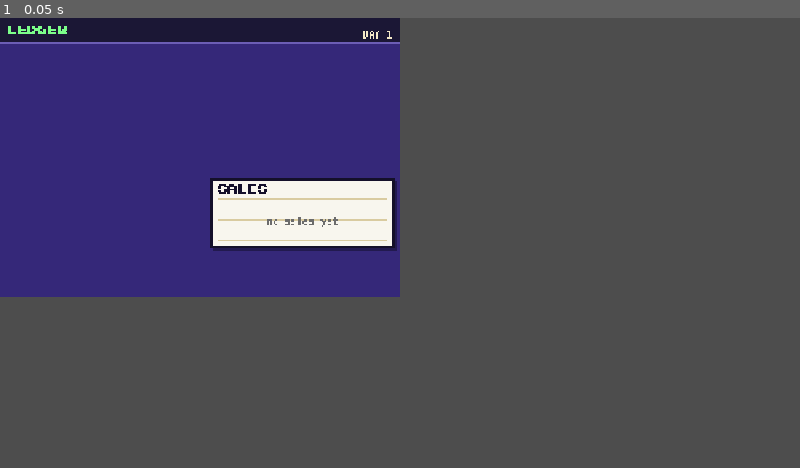
Above: before the commit, frame 1.
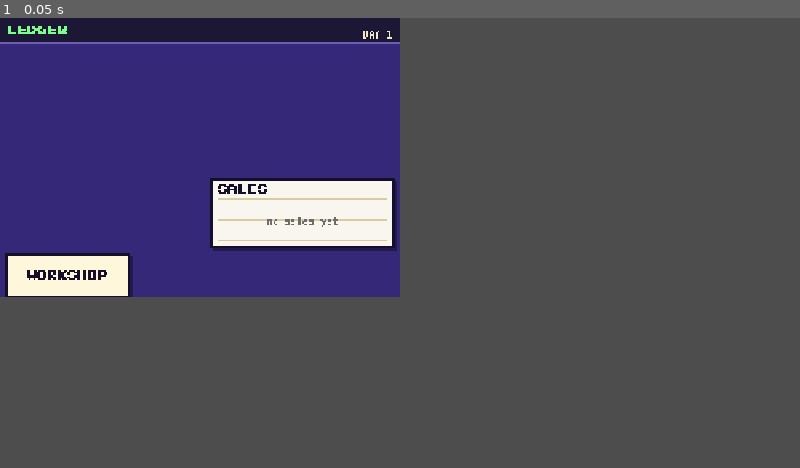
Above: after the commit, the same moment.

Repository: leeslangley/Webbwheresmycar
Game: Godot game, scene res://tv/ledger_channel.tscn
The game is run twice, just before and just after one commit, with the same random seed, the same clock (stepped at 60 frames per second) and the same inputs. This scene is started directly instead of the project's main scene.
Inputs:
- Up to frame 1 (0.05 s): no input

The runs differ from the first frame. In frame 1, 1.6% of the frame differs, in the area x 0-17%, y 52-62%.

Commit message:
GDU24: Channel LEDGER: workshop tab and buy slot
Co-Authored-By: Claude Haiku 5.5 <noreply@anthropic.com>

Diff:
--- /dev/null
+++ b/godot/tests/shots/ledger_workshop_shot.tscn
@@ -0,0 +1,12 @@
+[gd_scene load_steps=2 format=3]
+
+[ext_resource type="Script" path="res://tests/shots/channel_shot.gd" id="1"]
+
+[node name="Shot" type="Control"]
+layout_mode = 3
+anchors_preset = 15
+anchor_right = 1.0
+anchor_bottom = 1.0
+script = ExtResource("1")
+metadata/channel = "res://tv/ledger_channel.tscn"
+metadata/calls = [["set_tab", ["workshop"]]]
--- /dev/null
+++ b/godot/tests/test_ledger_workshop.gd
@@ -0,0 +1,97 @@
+extends "res://tests/harness.gd"
+
+# Tests for the LEDGER workshop tab (tv/ledger_channel.gd, GDU24): the slot refusal rules, the tab switch, the
+# BUY SLOT button and the back key. _ready does not fire in tests, so each test adds the channel to the tree and
+# calls _ready by hand. Taps go through TapUtil (a real left-button press and release on the control).
+
+
+func _make() -> LedgerChannel:
+	var ch := (load("res://tv/ledger_channel.tscn") as PackedScene).instantiate() as LedgerChannel
+	tree().root.add_child(ch)
+	ch.call("_ready")
+	return ch
+
+
+func _tap(btn: UiButton) -> void:
+	TapUtil.tap(btn)
+
+
+func test_refusal() -> void:
+	eq(LedgerChannel.slot_refusal(TestFakeGame.sample_state()), "", "the sample state can buy a slot")
+	var full := TestFakeGame.sample_state()
+	full.garageSlots = 8
+	full.cash = 0
+	eq(LedgerChannel.slot_refusal(full), "Garage is full-size already", "a full garage is refused even with no cash")
+	var poor := TestFakeGame.sample_state()
+	poor.cash = 2999
+	eq(LedgerChannel.slot_refusal(poor), "Not enough money", "2999 is not enough for a slot")
+	poor.cash = 3000
+	eq(LedgerChannel.slot_refusal(poor), "", "3000 is enough for a slot")
+
+
+func test_tabs() -> void:
+	var ch := _make()
+	var g := TestFakeGame.new()
+	ch.enter(g)
+	eq(ch.tab, "books", "the channel opens on the books")
+	ok(ch.Chart.visible, "the sales chart shows on the books tab")
+	ok(not ch.BuySlotBtn.visible, "no buy button on the books tab")
+	_tap(ch.TabBtn)
+	eq(ch.tab, "workshop", "tapping the tab opens the workshop")
+	eq(ch.TabBtn.text, "BOOKS", "the tab button now says BOOKS")
+	ok(ch.BuySlotBtn.visible, "the buy button shows in the workshop")
+	ok(not ch.Chart.visible, "the sales chart hides in the workshop")
+	_tap(ch.TabBtn)
+	eq(ch.tab, "books", "tapping the tab again returns to the books")
+	eq(ch.TabBtn.text, "WORKSHOP", "the tab button says WORKSHOP again")
+	ch.leave()
+	ch.free()
+
+
+func test_buy() -> void:
+	var ch := _make()
+	var g := TestFakeGame.new()
+	ch.enter(g)
+	ch.set_tab("workshop")
+	_tap(ch.BuySlotBtn)
+	eq(g.acts, [{"action": "buy_slot", "params": {}}], "tapping BUY SLOT sends one buy_slot act")
+	eq(g.toasts, ["Done"], "the success text is toasted")
+	ch.leave()
+	ch.free()
+
+
+func test_refused_buy() -> void:
+	var ch := _make()
+	var g := TestFakeGame.new()
+	ch.enter(g)
+	ch.set_tab("workshop")
+	g.state.cash = 10
+	g.changed.emit()
+	ok(not ch.BuySlotBtn.enabled, "BUY SLOT is disabled when the cash is too low")
+	_tap(ch.BuySlotBtn)
+	eq(g.acts.size(), 0, "a refused tap sends no act")
+	eq(g.toasts, ["Not enough money"], "the refusal is toasted")
+	ch.leave()
+	ch.free()
+
+
+func test_back() -> void:
+	var ch := _make()
+	var g := TestFakeGame.new()
+	ch.enter(g)
+	ch.set_tab("workshop")
+	ok(ch.on_back(), "BACK in the workshop is handled there")
+	eq(ch.tab, "books", "BACK in the workshop returns to the books")
+	ok(not ch.on_back(), "BACK on the books is not handled by the channel")
+	ch.leave()
+	ch.free()
+
+
+func test_button_sizes() -> void:
+	var ch := _make()
+	var g := TestFakeGame.new()
+	ch.enter(g)
+	ok(ch.TabBtn.size.y >= 72.0, "the tab button is at least 72 px tall")
+	ok(ch.BuySlotBtn.size.y >= 72.0, "the buy button is at least 72 px tall")
+	ch.leave()
+	ch.free()
--- a/godot/tv/ledger_channel.gd
+++ b/godot/tv/ledger_channel.gd
@@ -3,8 +3,15 @@
 
 # The LEDGER channel (port of the ledger tab of src/ui/scenes/ledger.js): the books on the left, the four
 # Gold Number Plates on the right and the small SALES chart under the plates. Display only.
+# The WORKSHOP tab (GDU24, port of drawWorkshop) shows the garage board: bays in use and BUY SLOT.
+
+const MAX_SLOTS := 8
+const SLOT_COST := 3000
 
 var Chart: UiSalesChart
+var TabBtn: UiButton
+var BuySlotBtn: UiButton
+var tab: String = "books"
 
 
 func _init() -> void:
@@ -13,12 +20,75 @@
 
 
 func _ready() -> void:
+	if Chart == null:
+		Chart = UiSalesChart.new()
+		Chart.position = Vector2(336, 256)
+		Chart.size = Vector2(296, 112)
+		add_child(Chart)
+	if TabBtn != null:
+		return
+	TabBtn = UiButton.new()
+	TabBtn.position = Vector2(8, 376)
+	TabBtn.size = Vector2(200, 72)
+	TabBtn.text = "WORKSHOP"
+	TabBtn.activated.connect(func() -> void: set_tab("workshop" if tab == "books" else "books"))
+	add_child(TabBtn)
+	BuySlotBtn = UiButton.new()
+	BuySlotBtn.kind = "primary"
+	BuySlotBtn.position = Vector2(232, 376)
+	BuySlotBtn.size = Vector2(400, 72)
+	BuySlotBtn.visible = false
+	BuySlotBtn.activated.connect(_buy_slot)
+	BuySlotBtn.blocked.connect(_buy_slot)
+	add_child(BuySlotBtn)
+	set_tab(tab)
+
+
+# The reason a garage slot cannot be bought, or "" when it can (port of the buySlot checks in src/sim/actions.js).
+static func slot_refusal(st: Dictionary) -> String:
+	if int(st.get("garageSlots", 0)) >= MAX_SLOTS:
+		return "Garage is full-size already"
+	if float(st.get("cash", 0)) < float(SLOT_COST):
+		return "Not enough money"
+	return ""
+
+
+func set_tab(t: String) -> void:
+	tab = "workshop" if t == "workshop" else "books"
 	if Chart != null:
+		Chart.visible = (tab == "books")
+	if BuySlotBtn != null:
+		BuySlotBtn.visible = (tab == "workshop")
+	if TabBtn != null:
+		TabBtn.text = "WORKSHOP" if tab == "books" else "BOOKS"
+	queue_redraw()
+
+
+func _on_enter() -> void:
+	set_tab("books")
+
+
+func on_ok() -> void:
+	if tab == "workshop":
+		_buy_slot()
+
+
+# true = handled here (the workshop goes back to the books), so the manager does not leave the TV.
+func on_back() -> bool:
+	if tab == "workshop":
+		set_tab("books")
+		return true
+	return false
+
+
+func _buy_slot() -> void:
+	var why := slot_refusal(state())
+	if why != "":
+		toast(why)
 		return
-	Chart = UiSalesChart.new()
-	Chart.position = Vector2(336, 256)
-	Chart.size = Vector2(296, 112)
-	add_child(Chart)
+	var res: Dictionary = game.act("buy_slot")
+	if res.get("ok", false) == true:
+		toast(str(res.get("msg", "")))
 
 
 func refresh() -> void:
@@ -28,6 +98,9 @@
 		UiCashHistory.record(int(state().get("day", 1)), float(state().get("cash", 0)))
 	if Chart != null:
 		Chart.set_values(UiCashHistory.values(14))
+	if BuySlotBtn != null:
+		BuySlotBtn.text = "BUY SLOT " + CoreFormat.money(SLOT_COST)
+		BuySlotBtn.enabled = slot_refusal(state()) == ""
 	queue_redraw()
 
 
@@ -35,6 +108,9 @@
 	if state().is_empty():
 		return
 	var st: Dictionary = state()
+	if tab == "workshop":
+		_paint_workshop(st)
+		return
 	var models: Dictionary = ChannelBase.models_by_id()
 	var paper := UiTheme.color("paper")
 	var ink := UiTheme.color("ink")
@@ -72,3 +148,28 @@
 			UiTheme.draw_text(self, "WON", Vector2(348, y), "caption", gold, 272, HORIZONTAL_ALIGNMENT_RIGHT)
 		var progress: String = UiText.ellipsize(LedgerMath.plate_progress(st, key, models), 27)
 		UiTheme.draw_text(self, progress, Vector2(348, y + 20), "caption", darkgrey)
+
+
+# The workshop tab: the garage board, one bay per garage slot (filled when a car is in it), and the bays in use.
+func _paint_workshop(st: Dictionary) -> void:
+	var paper := UiTheme.color("paper")
+	var ink := UiTheme.color("ink")
+	var darkgrey := UiTheme.color("darkgrey")
+	var cream := UiTheme.color("cream")
+	var good := UiTheme.color("good")
+	var white := UiTheme.color("white")
+	var slots: int = int(st.get("garageSlots", 0))
+	var in_use: int = (st.get("cars", []) as Array).size()
+
+	UiTheme.draw_box(self, Rect2(8, 48, 624, 316), paper, ink, 4, false)
+	UiTheme.draw_text(self, "WORKSHOP BOARD", Vector2(24, 58), "h3", ink)
+	UiTheme.draw_text(self, "Garage slots %d/%d" % [slots, MAX_SLOTS], Vector2(24, 58), "caption", ink, 600, HORIZONTAL_ALIGNMENT_RIGHT)
+	UiTheme.draw_text(self, "Garage bays", Vector2(24, 120), "caption", darkgrey)
+	var num_px: int = UiTheme.size_for("h3")
+	for i in range(slots):
+		var bx: float = 24.0 + float(i * 74)
+		var filled: bool = i < in_use
+		UiTheme.draw_box(self, Rect2(bx, 150, 68, 80), good if filled else cream, ink, 4, false)
+		var ny: float = 150.0 + (80.0 - float(num_px)) * 0.5
+		UiTheme.draw_text(self, str(i + 1), Vector2(bx, ny), "h3", white if filled else darkgrey, 68, HORIZONTAL_ALIGNMENT_CENTER)
+	UiTheme.draw_text(self, "%d of %d bays in use" % [in_use, slots], Vector2(24, 250), "caption", ink)
